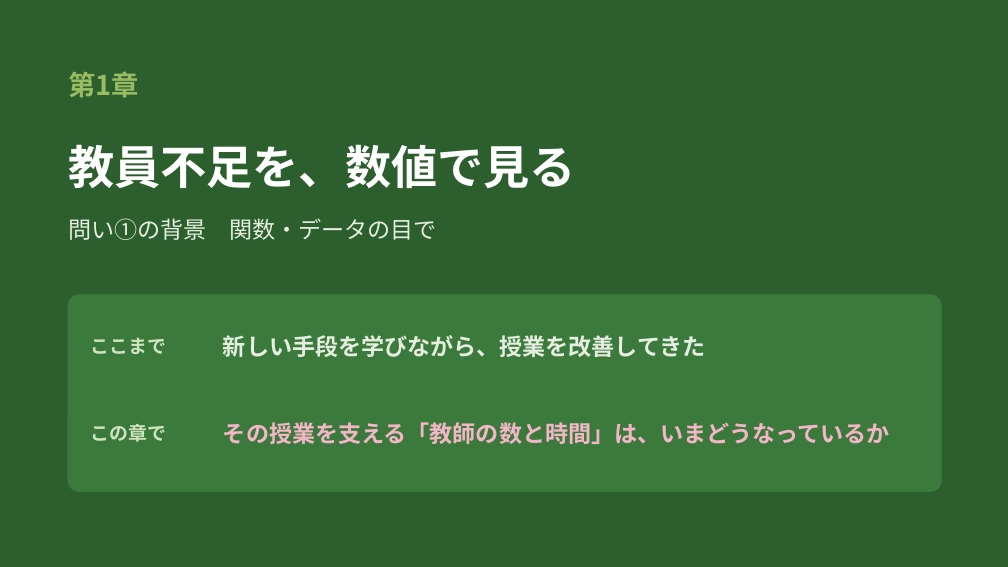
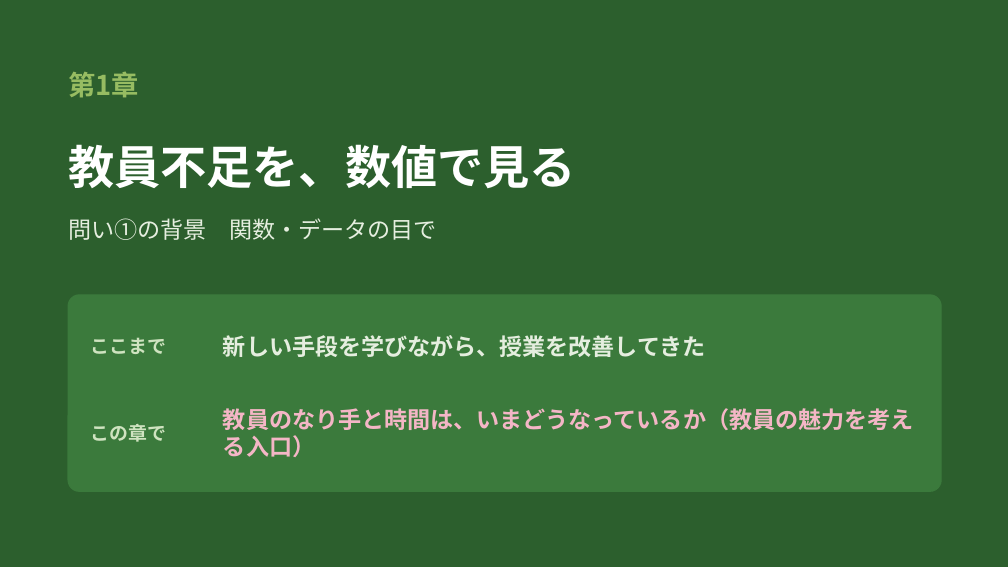
Before and after one commit to margiela14th-sudo/my-ai-project, a slide deck: slide 7 of 07_完成資料/県大会発表_生成AI授業再構築.pptx. Drawn at 1008x567 pixels with LibreOffice and Linux fonts; fonts in the diff are those of the drawing. Boxes give left, top, right and bottom in pixels: in the first picture for what was removed or moved away, otherwise in the second. Text is boxed around its words. In the diff, an @@ line names an element or a change of style, - is before the commit and + after.

```diff
--- a/07_完成資料/県大会発表_生成AI授業再構築.pptx
+++ b/07_完成資料/県大会発表_生成AI授業再構築.pptx
@@ text at (223,408,914,457): text changed @@
-その授業を支える「教師の数と時間」は、いまどうなっているか
+教員のなり手と時間は、いまどうなっているか（教員の魅力を考える入口）
```
Also in this commit, not shown: 5 other slides changed, 1 slide added, 10 other files.
